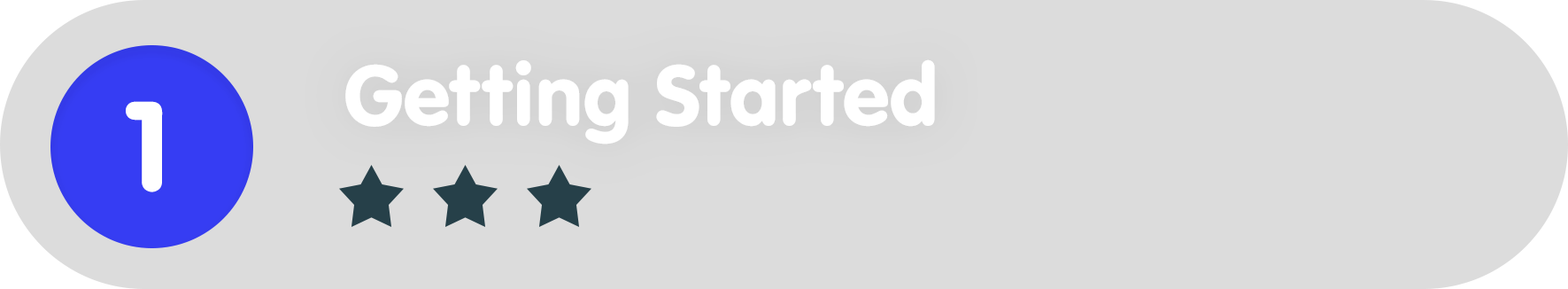
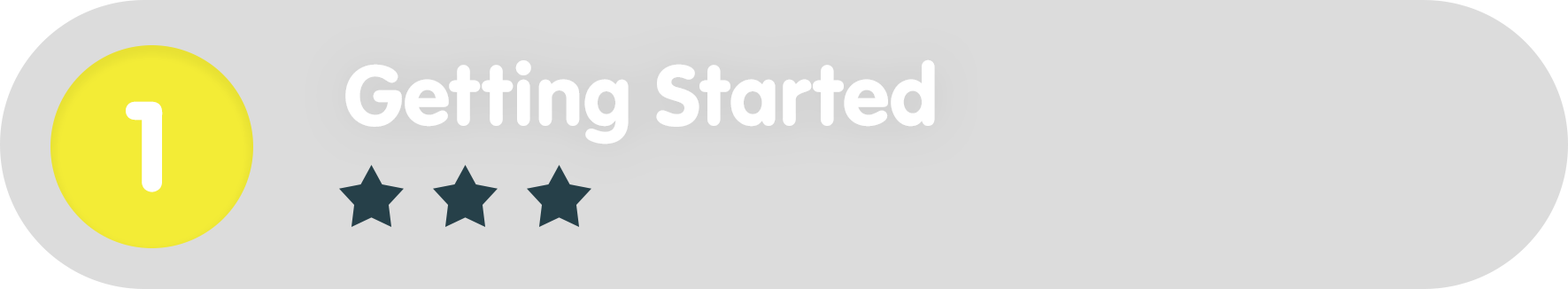
Layers edited between the first and the second 1568px x 289px image:
painted on "Ellipse_green" over box(50, 45, 254, 248)
